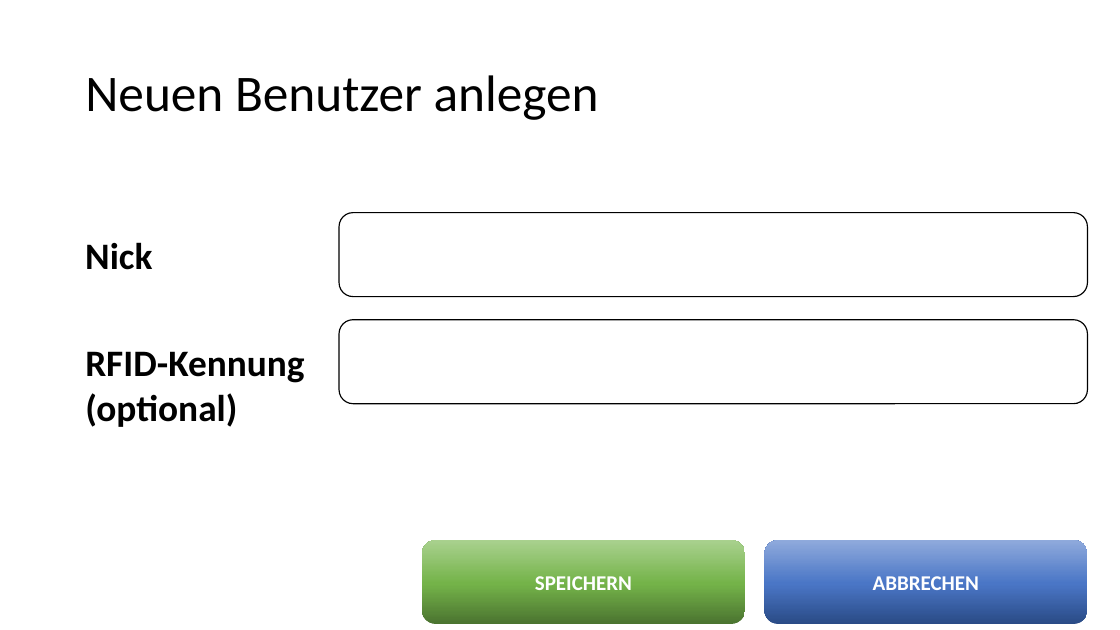
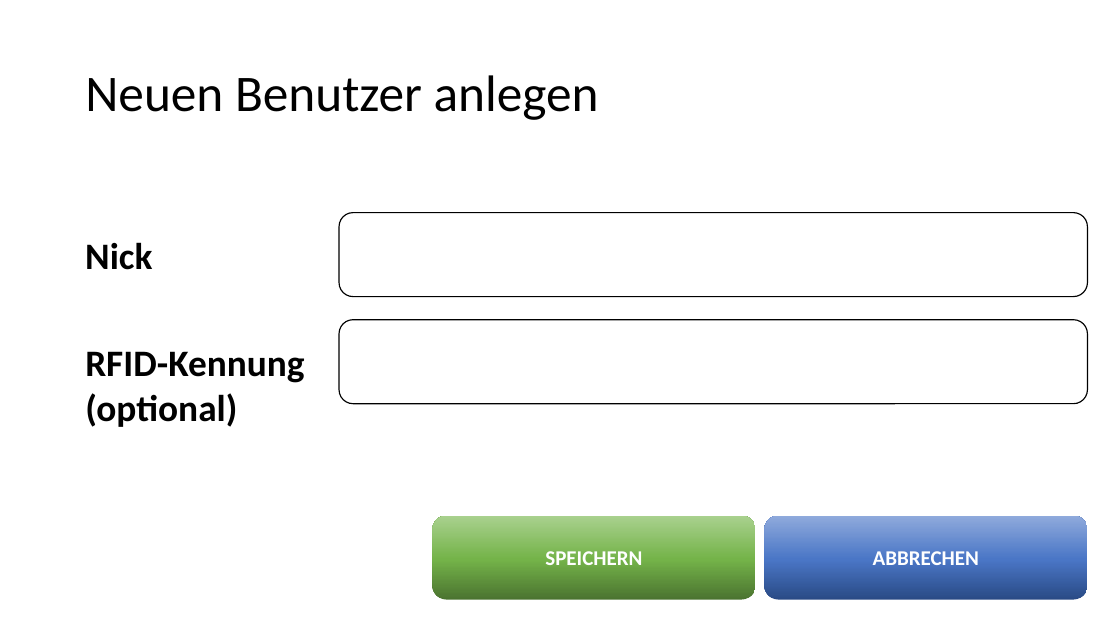
Before and after one commit to cynt4k/prepaid-list, a slide deck: slide 6 of documentation/Getraenkeabrechnung.pptx (slide 7 before the commit). Drawn at 1120x630 pixels with LibreOffice and Linux fonts; fonts in the diff are those of the drawing. Boxes give left, top, right and bottom in pixels: in the first picture for what was removed or moved away, otherwise in the second. Text is boxed around its words. In the diff, an @@ line names an element or a change of style, - is before the commit and + after.

```diff
--- a/documentation/Getraenkeabrechnung.pptx
+++ b/documentation/Getraenkeabrechnung.pptx
@@ rounded rectangle "SPEICHERN": place and size @@
-rounded rectangle "SPEICHERN" at (422,540,745,624)
+rounded rectangle "SPEICHERN" at (433,516,756,600)
@@ rounded rectangle "ABBRECHEN": place and size @@
-rounded rectangle "ABBRECHEN" at (765,540,1088,624)
+rounded rectangle "ABBRECHEN" at (765,516,1088,600)
```
Also in this commit, not shown: 4 other slides changed, 1 slide removed.
